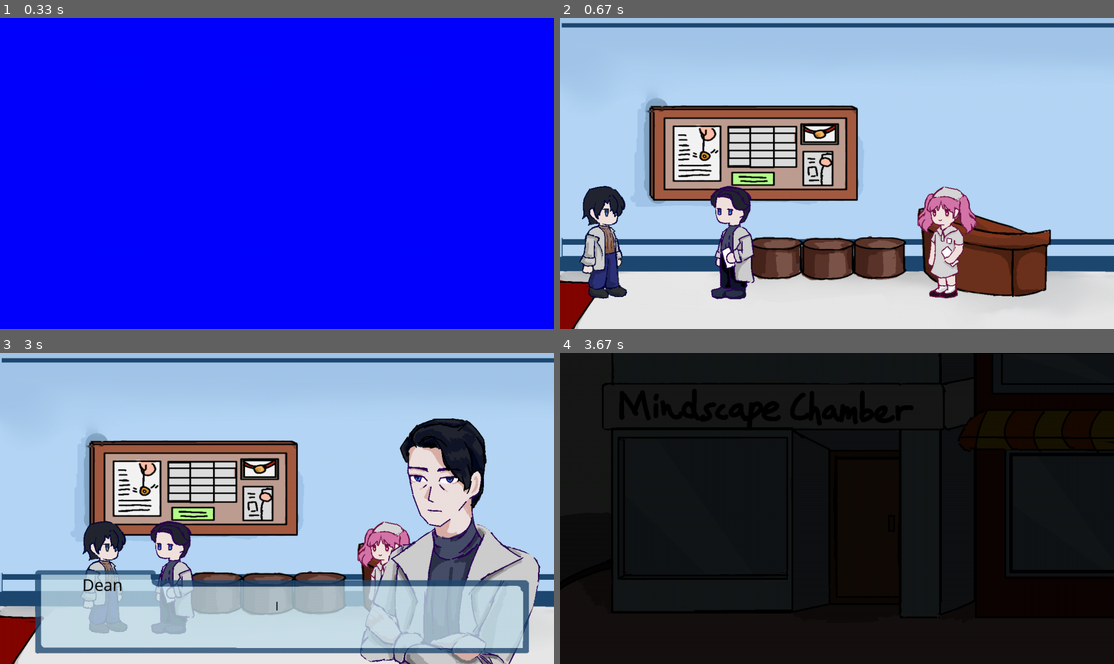
Above: before the commit, frames 1-4 (two rows, left to right).
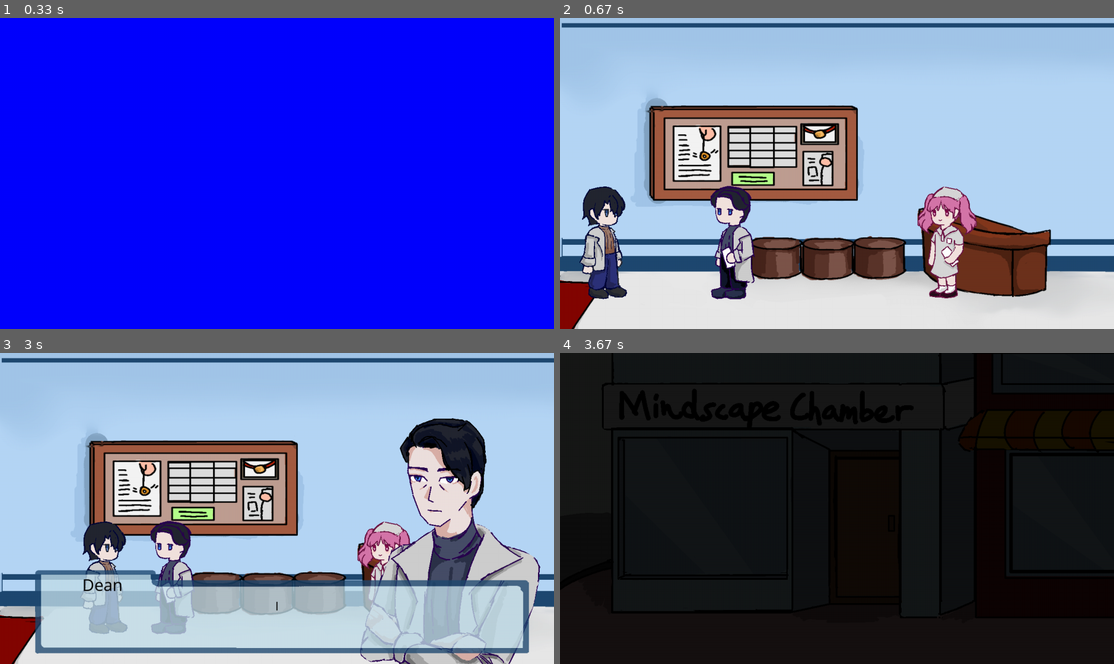
Above: after the commit, the same moments.

Repository: JoyYU271/2510-CSP1123-3-09
Game: pygame game, started from Intro1.py
Same seed, same stepped clock (60 frames per second), same inputs: the game is played once before the commit and once after it.
Inputs:
- Up to frame 1 (0.33 s): no input
- Up to frame 2 (0.67 s): tap L at 0.33 s
- Up to frame 3 (3 s): hold D 0.67-1.13 s; tap Space at 1.17, 1.5, 2.9 s
- Up to frame 4 (3.67 s): tap T at 3.23 s; tap I at 3.57 s

Frame 1 is identical in both runs. In frame 2, 0.3% of the frame differs, in the area x 3-13%, y 53-91%; in frame 3, 0.2%; in frame 4, nothing differs.

Commit message:
Implemented camera/movement system

Diff:
--- a/Intro1.py
+++ b/Intro1.py
@@ -13,6 +13,10 @@
 screen_height = 720
 screen = pygame.display.set_mode((screen_width, screen_height), pygame.RESIZABLE)
 pygame.display.set_caption("Chapter Intro Test")
+
+world_width = 2488
+world_height = 720
+
 clock = pygame.time.Clock()
 FPS = 60
 
@@ -22,7 +26,7 @@
 
 dialog_box_img = pygame.image.load("picture/Character Dialogue/dialog boxxx.png").convert_alpha()
 
-player = character_movement.doctor(100,520,4.5)
+player = character_movement.doctor(100,521,4.5)
 player.name = "You" # remember to put in class doctor
 moving_left = False
 moving_right = False
@@ -368,6 +372,8 @@
 class NPC(pygame.sprite.Sprite):
     def __init__(self,x,y,name,image_path = None):
         super().__init__()
+
+        self.flip = False
 
         if image_path is None:
             if name == "Nuva":
@@ -591,6 +597,70 @@
 #npc_manager.add_npc(patient1)
 #npc_manager.add_npc(patient2)
 
+class CameraGroup(pygame.sprite.Group):
+    def __init__(self):
+        super().__init__()
+        self.display_surface = pygame.display.get_surface()
+
+        self.player = player
+        self.npc_manager = npc_manager
+        self.screen = screen
+
+        #camera offset
+        self.offset = pygame.math.Vector2()
+        self.half_w = self.display_surface.get_size()[0] // 2
+        self.half_h = self.display_surface.get_size()[1] // 2
+
+        #box camera
+        self.camera_borders = {'left':200, 'right':200, 'top':100, 'bottom':100}
+        l = self.camera_borders['left']
+        t = self.camera_borders['top']
+        w = self.display_surface.get_size()[0] - (self.camera_borders['left'] + self.camera_borders['right'])
+        h = self.display_surface.get_size()[1] - (self.camera_borders['top'] + self.camera_borders['bottom'])
+        self.camera_rect = pygame.Rect(l,t,w,h)
+
+        self.background = None
+
+    def set_background(self, background):
+        self.background = background
+
+    def center_target_camera(self,target):
+        self.offset.x = target.rect.centerx - self.half_w
+        self.offset.y = target.rect.centery - self.half_h
+
+    def box_target_camera(self,target):
+
+        if target.rect.left < self.camera_rect.left:
+           self.camera_rect.left = target.rect.left
+        if target.rect.right > self.camera_rect.right:
+           self.camera_rect.right = target.rect.right
+
+        self.offset.x = self.camera_rect.left - self.camera_borders['left']
+        self.offset.y = self.camera_rect.top - self.camera_borders['top']
+
+         # Clamp offset to world bounds
+        self.offset.x = max(0, min(self.offset.x, world_width - self.display_surface.get_width()))
+        self.offset.y = max(0, min(self.offset.y, world_height - self.display_surface.get_height()))
+
+    def custom_draw(self,player):
+
+        #self.center_target_camera(player)
+        self.box_target_camera(player)
+
+        # draw background (adjust this to match your game's background)
+        if self.background:
+            offset_bg = pygame.Vector2(0,0) - self.offset
+            self.display_surface.blit(self.background, offset_bg)
+
+        #player?
+        for sprite in sorted(self.sprites(), key=lambda spr: (spr.rect.centery, spr != player)):
+            offset_pos = sprite.rect.topleft - self.offset
+            flipped_image = pygame.transform.flip(sprite.image, sprite.flip, False)
+            self.display_surface.blit(flipped_image, offset_pos)
+
+
+camera_group = CameraGroup()
+
 class Game:
     def __init__(self):
         pygame.init()
@@ -613,6 +683,10 @@
         self.npc_manager.add_npc(nuva)
         self.npc_manager.add_npc(dean)
 
+        camera_group.add(self.player)
+        camera_group.add(nuva)
+        camera_group.add(dean)
+
     def run(self):
         running = True
         moving_left = False
@@ -632,12 +706,12 @@
                     running = False
                     sys.exit()
 
-                # if event.type == pygame.VIDEORESIZE:
-                #     screen_width, screen_height = event.w, event.h
-                #     # Optional: tell the camera group about the new size
-                #     camera_group.display_surface = screen
-                #     camera_group.half_w = screen_width // 2
-                #     camera_group.half_h = screen_height // 2
+                if event.type == pygame.VIDEORESIZE:
+                    screen_width, screen_height = event.w, event.h
+                    # Optional: tell the camera group about the new size
+                    camera_group.display_surface = screen
+                    camera_group.half_w = screen_width // 2
+                    camera_group.half_h = screen_height // 2
 
             if currentState == 'level':
                 dean = next(npc for npc in self.npc_manager.npcs if npc.name == "Dean")
@@ -645,8 +719,6 @@
                     self.states['level'].run(moving_left, moving_right, run, dean)
             else:
                 self.states[currentState].run()
-
-            #camera_group.custom_draw(player)
 
             pygame.display.update()
             self.clock.tick(FPS)
@@ -674,6 +746,8 @@
         self.display = display
         self.gameStateManager = gameStateManager
         self.background = pygame.image.load("picture/Map Art/Map clinic.png").convert_alpha()
+        camera_group.set_background(self.background)
+
         self.player = player
         self.npc_manager = npc_manager
         self.screen = screen
@@ -692,10 +766,11 @@
         entry = {}
         self.dean = dean
         keys = pygame.key.get_pressed()
-        if self.background:
-            self.display.blit(self.background, (0,0))
-        else:
-            self.display.fill('red')
+
+        # if self.background:
+        #     self.display.blit(self.background, (0,0))
+        # else:
+        #     self.display.fill('red')
 
         # --- Movement ---
         if not self.current_dialogue or not self.current_dialogue.talking:
@@ -705,10 +780,10 @@
         self.player.update_animation(is_moving)
 
         # --- Draw NPCs ---
-        for npc in self.npc_manager.npcs:
-                self.display.blit(npc.image,npc.rect)
-
-        self.player.draw(self.display)
+        # for npc in self.npc_manager.npcs:
+        #         self.display.blit(npc.image,npc.rect)
+
+        # self.player.draw(self.display)
 
         # --- Dialogue logic ---
         nearest_npc = self.npc_manager.get_nearest_npc(self.player)
@@ -752,6 +827,8 @@
         if not keys[pygame.K_SPACE]:
             self.space_released = True
 
+        camera_group.custom_draw(self.player)
+
         # --- Draw dialogue if active ---
         if self.current_dialogue and self.current_dialogue.talking:
             self.current_dialogue.update()
@@ -763,7 +840,6 @@
 
             if current_npc_name == "Dean":
                 if not self.cutscene_active:
-                    print("Cutscene start!")
                     self.cutscene_active = True
 
             else:
@@ -775,7 +851,6 @@
         if self.dean_exiting:
             self.dean.rect.x -= 3
             if self.dean.rect.x < -self.dean.image.get_width():
-                        print("Dean has exited the screen.")
                         self.dean_exiting = False
                         self.cutscene_active = False
 
--- a/character_movement.py
+++ b/character_movement.py
@@ -9,6 +9,10 @@
 #=======screen setting==========
 screen_width = 1280
 screen_height = 720
+
+world_width = 2488
+world_height = 720
+
 #set framerate
 FPS = 60
 #define background color
@@ -63,8 +67,8 @@
     # let player cannot get out of screen
        if self.rect.left < 0 :
            self.rect.left = 0
-       if self.rect.right > screen_width:
-           self.rect.right = screen_width
+       if self.rect.right > world_width:
+           self.rect.right = world_width
        return moving_left or moving_right
 
 
